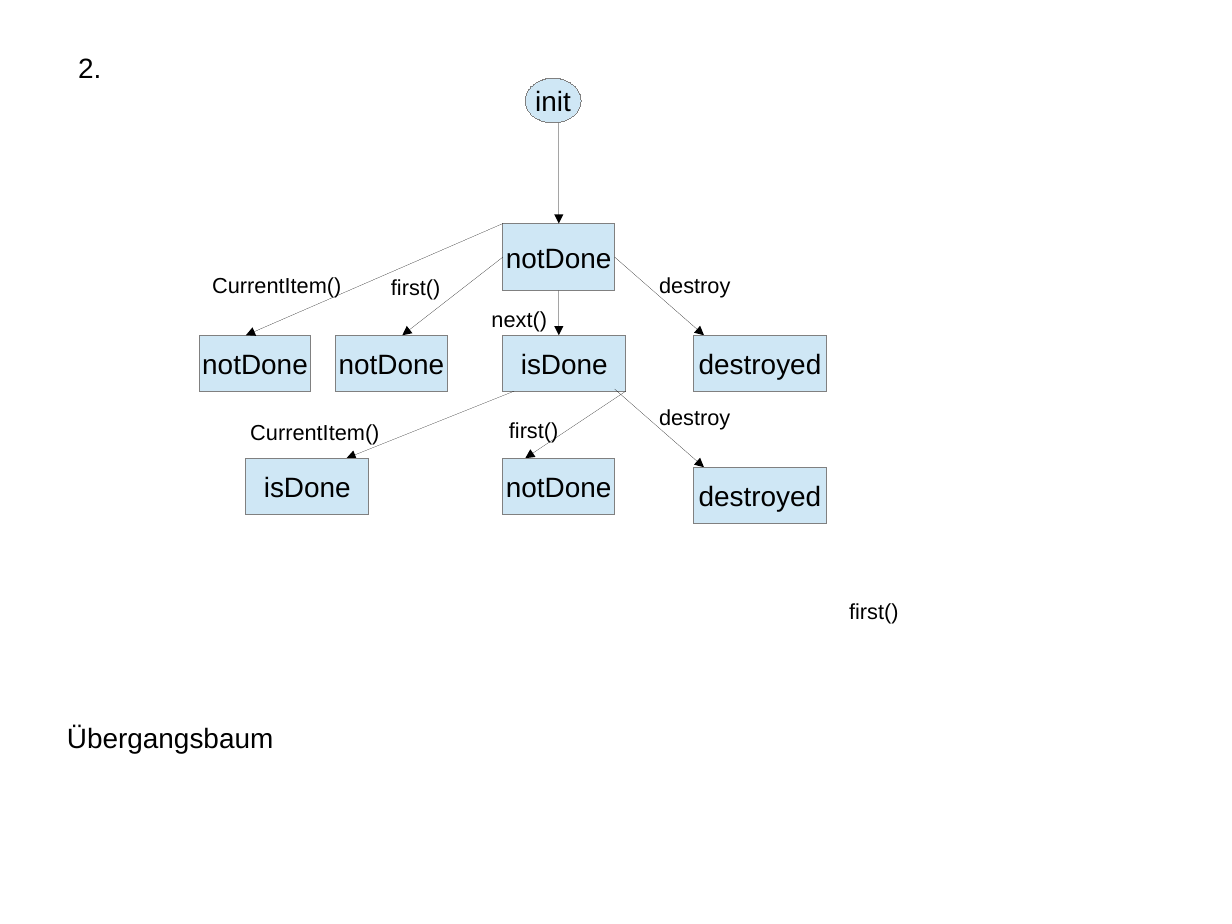
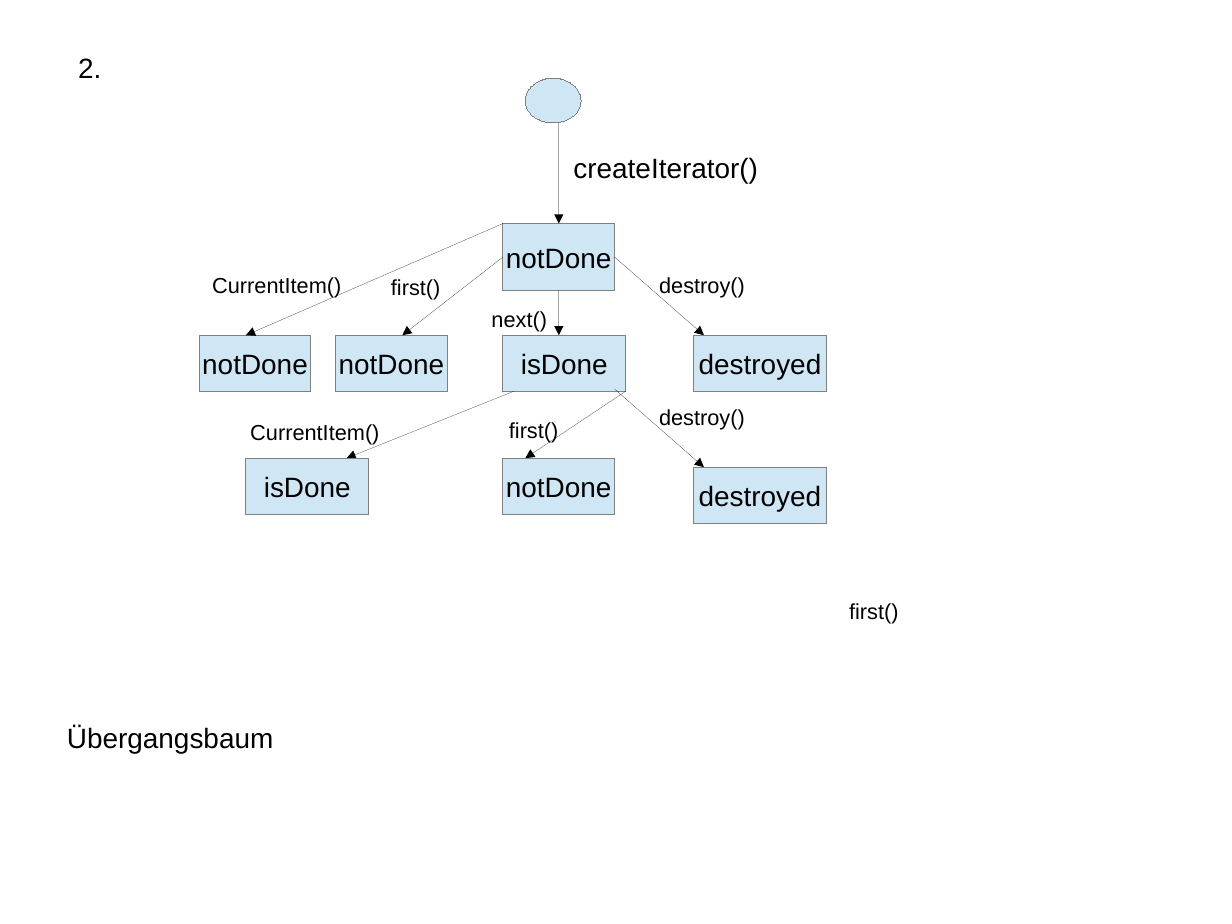
Before and after one commit to acer2k/gst2012, a slide deck: slide 2 of Uebung5/Aufgabe1.odp. Drawn at 1232x924 pixels with LibreOffice and Linux fonts; fonts in the diff are those of the drawing. Boxes give left, top, right and bottom in pixels: in the first picture for what was removed or moved away, otherwise in the second. Text is boxed around its words. In the diff, an @@ line names an element or a change of style, - is before the commit and + after.

```diff
--- a/Uebung5/Aufgabe1.odp
+++ b/Uebung5/Aufgabe1.odp
@@ text in ellipse at <box>535,90,571,112</box>: text removed @@
-init
@@ text added at <box>573,157,758,183</box>, 18 pt, text #000000 @@
+createIterator()
@@ text at <box>659,277,745,298</box>: text changed @@
-destroy
+destroy()
@@ text at <box>659,409,745,430</box>: text changed @@
-destroy
+destroy()
```
Also in this commit, not shown: 1 other slide changed, 1 other file.
